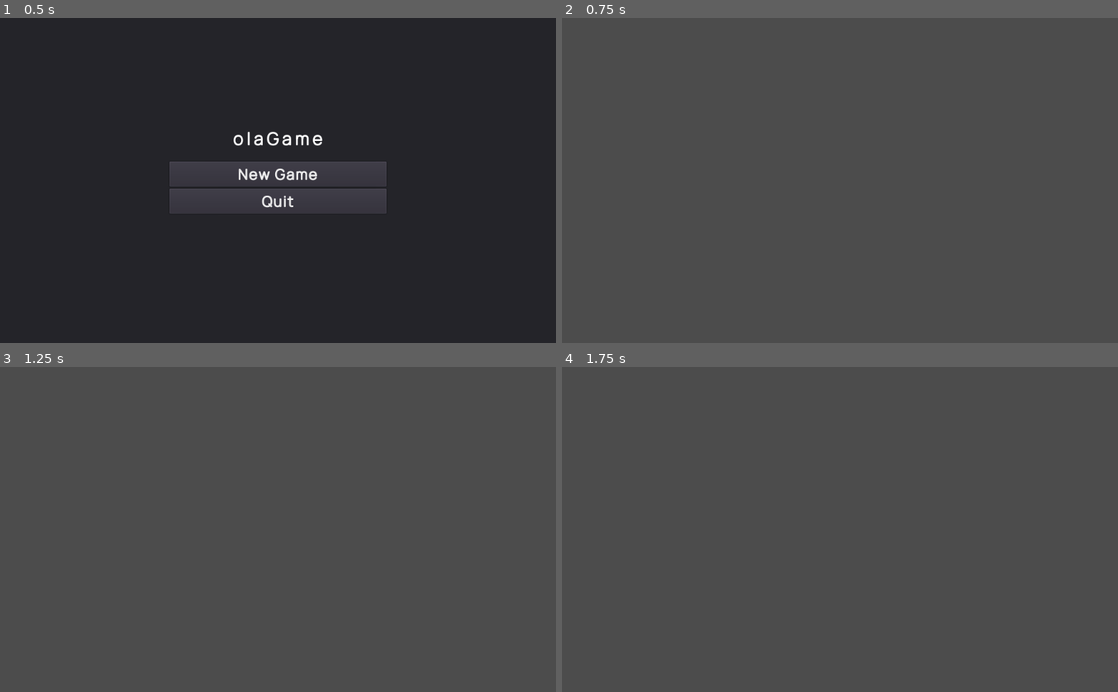
Above: before the commit, frames 1-4 (two rows, left to right).
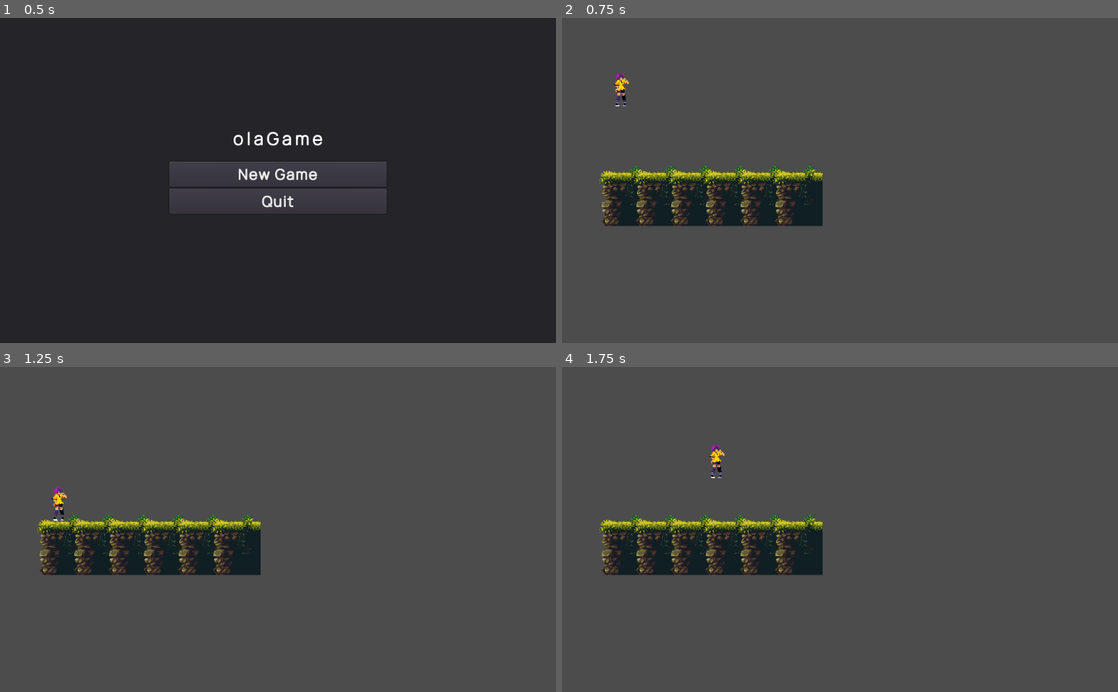
Above: after the commit, the same moments.

Repository: ivancdlarrain/olaGames
Game: Godot game, scene res://scenes/menus/Main_menu.tscn
The game is run twice, just before and just after one commit, with the same random seed, the same clock (stepped at 60 frames per second) and the same inputs.
Inputs:
- Up to frame 1 (0.5 s): no input
- Up to frame 2 (0.75 s): click "New Game" at 0.5 s
- Up to frame 3 (1.25 s): no input
- Up to frame 4 (1.75 s): hold Right (ui_right) from 1.28 s (still down); tap Space (dash) at 1.35 s; tap Up (ui_up) at 1.52 s

Frame 1 is identical in both runs. In frame 2, 6.8% of the frame differs, in the area x 6-47%, y 16-65%; in frame 3, 6.8%, in the area x 6-47%, y 36-65%; in frame 4, 6.8%.

Commit message:
Linked menu to new scene

Diff:
--- a/scenes/test01.tscn
+++ b/scenes/test01.tscn
@@ -1,7 +1,8 @@
-[gd_scene load_steps=5 format=2]
+[gd_scene load_steps=6 format=2]
 
 [ext_resource path="res://assets/Player.tscn" type="PackedScene" id=1]
 [ext_resource path="res://assets/sprites/environment/tileset.png" type="Texture" id=2]
+[ext_resource path="res://scenes/menus/Pause_menu.tscn" type="PackedScene" id=3]
 
 [sub_resource type="ConvexPolygonShape2D" id=1]
 points = PoolVector2Array( 96, 128, 0, 128, 0, 32, 96, 32 )
@@ -80,3 +81,5 @@
 tile_set = SubResource( 2 )
 format = 1
 tile_data = PoolIntArray( 262145, 3, 0, 262146, 3, 0, 262147, 3, 0, 262148, 3, 0, 262149, 3, 0, 262150, 3, 0 )
+
+[node name="CanvasLayer" parent="." instance=ExtResource( 3 )]
--- a/scripts/Main_menu.gd
+++ b/scripts/Main_menu.gd
@@ -4,7 +4,7 @@
 	pass
 
 func _on_NewGame_pressed():
-	get_tree().change_scene("res://scenes/Test_level.tscn")
+	get_tree().change_scene("res://scenes/test01.tscn")
 
 
 func _on_NewGame2_pressed():
